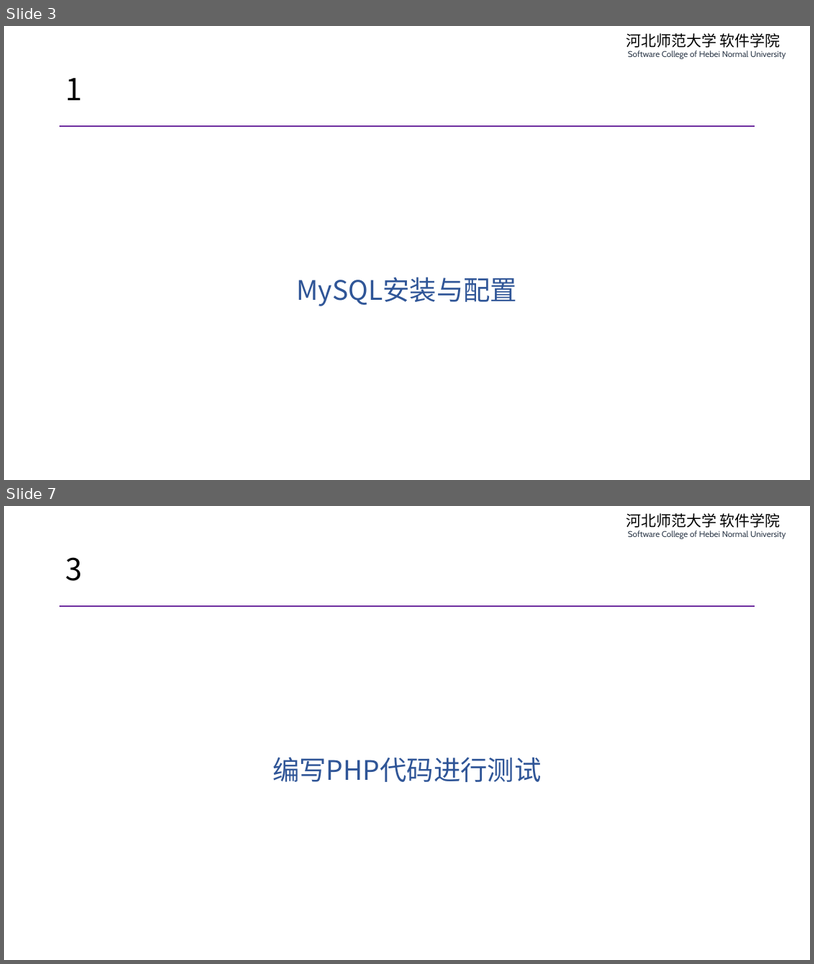
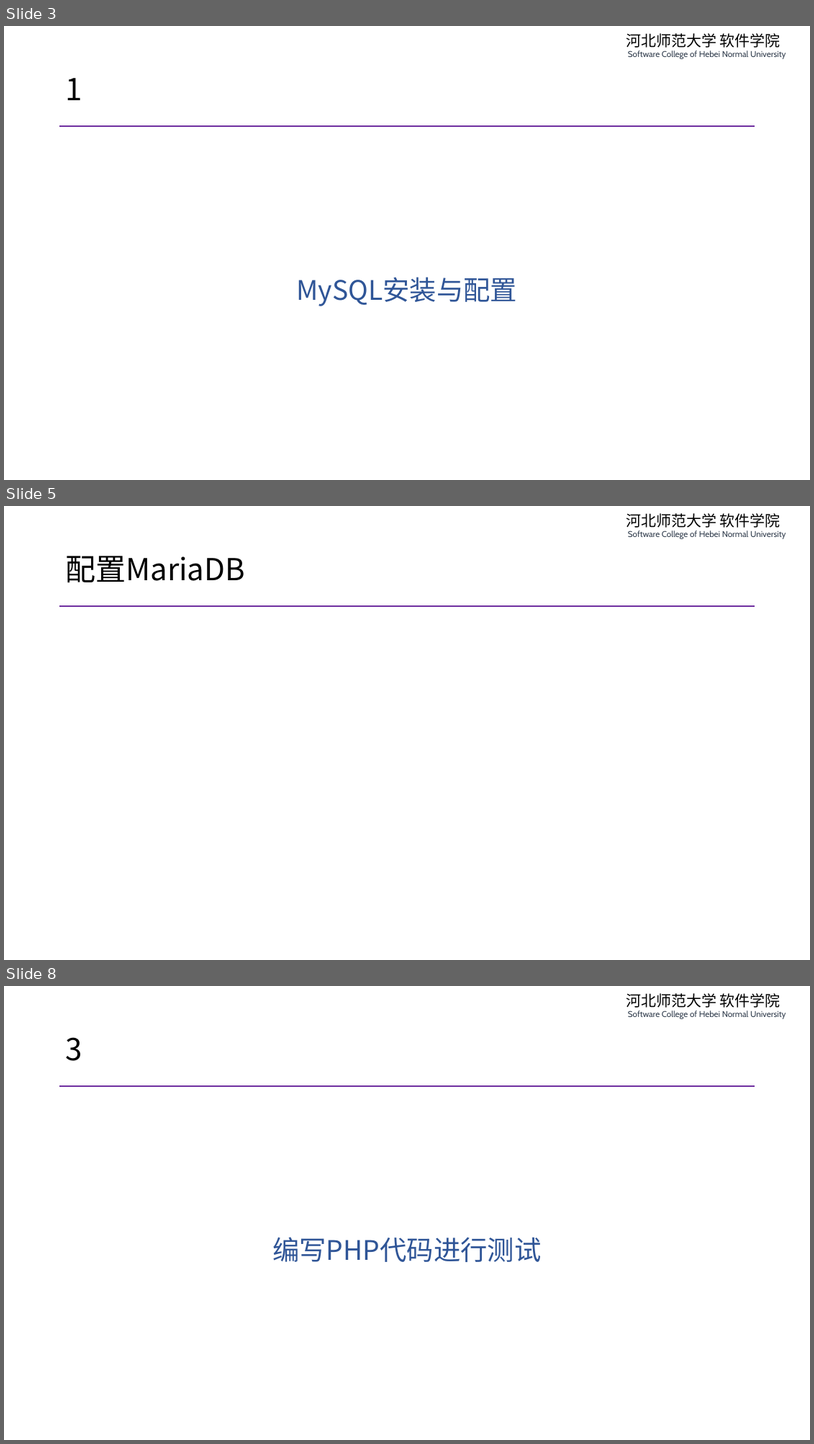
Before and after one commit to edu2act/course-php-serverside-development-on-linux, a slide deck: materials/slides/ch04-complete-lnmp.pptx. Shown one above the other, each under a label of ours: slides 3 and 7 before the commit, slides 3, 5 and 8 after it; the slides between them are not shown. The pictures are 814x964 and 814x1444 pixels, drawn with LibreOffice and Linux fonts; fonts in the diff are those of the drawing. Boxes give left, top, right and bottom in pixels: in the first picture for what was removed or moved away, otherwise in the second. Text is boxed around its words. In the diff, an @@ line names an element or a change of style, - is before the commit and + after.

```diff
--- a/materials/slides/ch04-complete-lnmp.pptx
+++ b/materials/slides/ch04-complete-lnmp.pptx
@@ slide 5 added at [4, 506, 810, 960], background #FFFFFF; not listed: 2 template elements that a slide beside it also shows @@
@@ title added at [65, 556, 245, 583], 36 pt, text #000000 @@
+配置MariaDB
@@ what was slide 7 is now slide 8 @@
```
Also in this commit, not shown: 4 slides changed, 3 other files.
